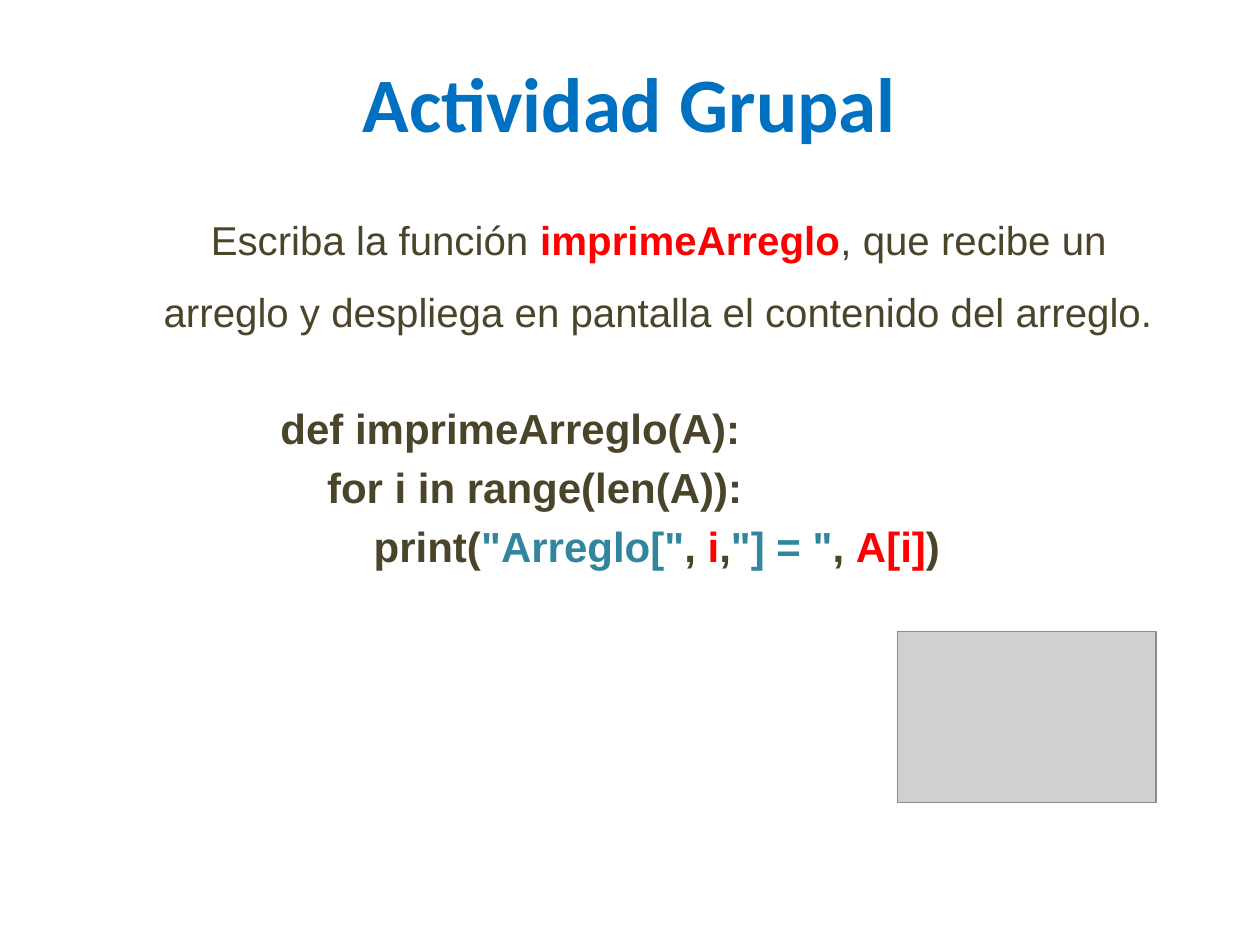
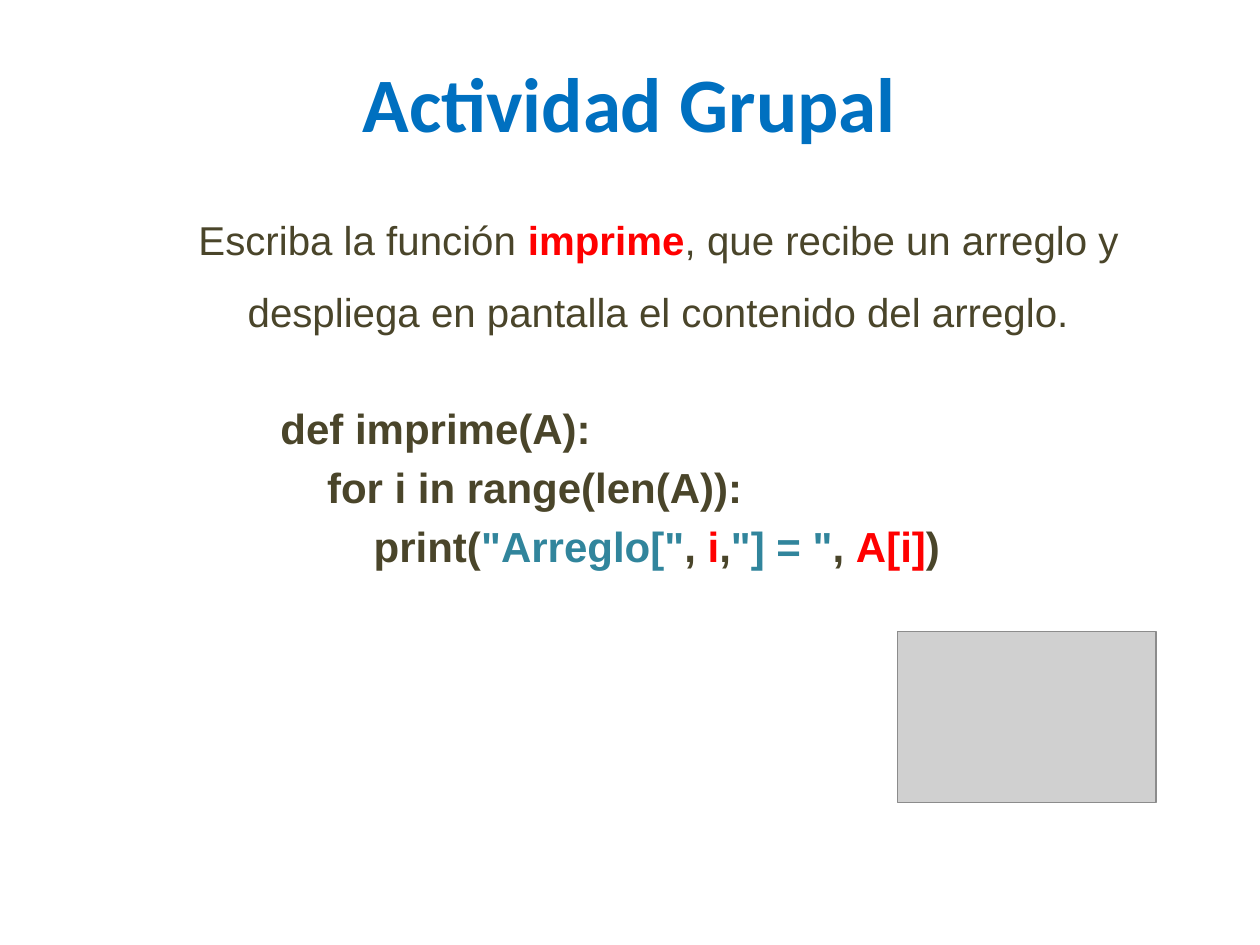
Before and after one commit to lizetheP/PensamientoC, a slide deck: slide 36 of CalendarioAgo20L/presentaciones/9_ListasArreglos.pptx. Drawn at 1260x945 pixels with LibreOffice and Linux fonts; fonts in the diff are those of the drawing; grey boxes stand for pictures. Boxes give left, top, right and bottom in pixels: in the first picture for what was removed or moved away, otherwise in the second. Text is boxed around its words. In the diff, an @@ line names an element or a change of style, - is before the commit and + after.

```diff
--- a/CalendarioAgo20L/presentaciones/9_ListasArreglos.pptx
+++ b/CalendarioAgo20L/presentaciones/9_ListasArreglos.pptx
@@ text at box(198, 225, 1118, 453): text changed @@
-Escriba la función imprimeArreglo, que recibe un arreglo y despliega en pantalla el contenido del arreglo.
-    def imprimeArreglo(A):
+Escriba la función imprime, que recibe un arreglo y despliega en pantalla el contenido del arreglo.
+    def imprime(A):
```
Also in this commit, not shown: 4 other slides changed.
